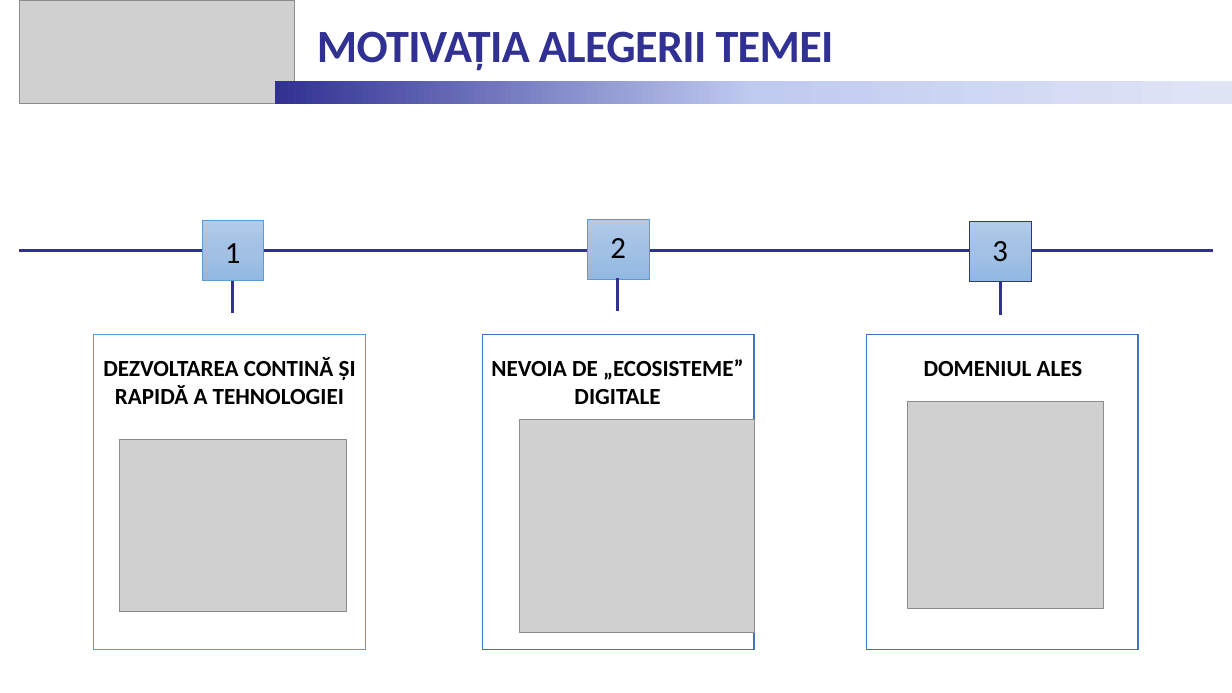
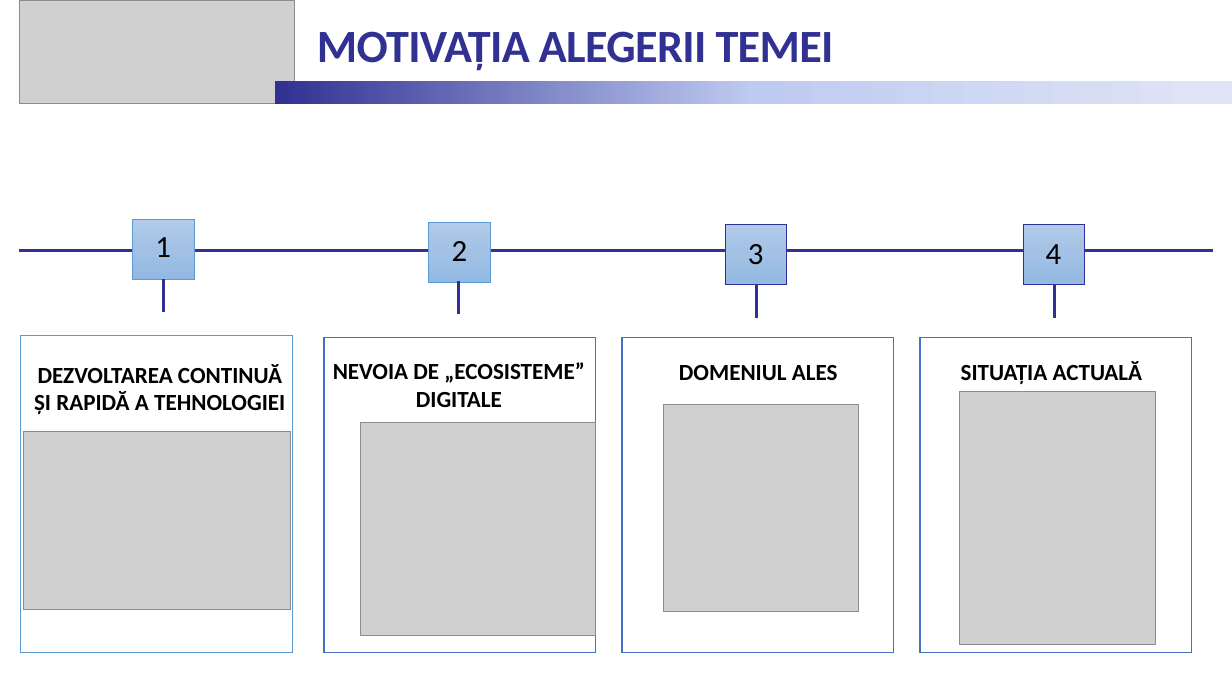
Before and after one commit to senciuckristine/DigitalKey, a slide deck: slide 2 of Documentation/Prezentare_Senciuc_Kristine.pptx. Drawn at 1232x693 pixels with LibreOffice and Linux fonts; fonts in the diff are those of the drawing; grey boxes stand for pictures. Boxes give left, top, right and bottom in pixels: in the first picture for what was removed or moved away, otherwise in the second. Text is boxed around its words. In the diff, an @@ line names an element or a change of style, - is before the commit and + after.

Commit message:
update on ppt
update on ppt

```diff
--- a/Documentation/Prezentare_Senciuc_Kristine.pptx
+++ b/Documentation/Prezentare_Senciuc_Kristine.pptx
@@ rectangle: place and size @@
-rectangle at box(202, 221, 264, 281)
+rectangle at box(133, 219, 195, 279)
@@ text "1": place and size @@
-text "1" at box(225, 243, 241, 263)
+text "1" at box(155, 237, 171, 257)
@@ 2 texts, 1 picture, 1 line, 1 rectangle: place and size @@
-2 texts, 1 picture, 1 line, 1 rectangle at box(909, 221, 1104, 609)
+2 texts, 1 picture, 1 line, 1 rectangle at box(664, 225, 859, 612)
@@ rectangle added at box(1023, 225, 1085, 285), fill gradient #B1CBE9 to #A3C1E5 to #93B9E4, outline #303192 0.5 pt @@
@@ text added at box(1046, 244, 1062, 264), 24 pt, text #000000 @@
+4
@@ line moved from (233, 281) - (233, 313) to (164, 279) - (164, 312) @@
@@ 2 texts, 1 picture, 1 rectangle, 1 line: place and size @@
-2 texts, 1 picture, 1 rectangle, 1 line at box(491, 219, 754, 632)
+2 texts, 1 picture, 1 rectangle, 1 line at box(333, 222, 595, 636)
@@ line added from (1055, 285) to (1055, 318), #303192 2.25 pt @@
@@ rectangle: place and size @@
-rectangle at box(94, 335, 366, 650)
+rectangle at box(21, 335, 293, 653)
@@ rectangle: place and size @@
-rectangle at box(482, 335, 754, 650)
+rectangle at box(324, 337, 596, 653)
@@ rectangle: place and size @@
-rectangle at box(867, 335, 1139, 650)
+rectangle at box(622, 337, 894, 653)
@@ rectangle added at box(921, 337, 1192, 653), fill #FFFFFF, outline #4472C4 1 pt @@
@@ text at box(34, 364, 285, 414): text changed @@
-DEZVOLTAREA CONTINĂ ȘI RAPIDĂ A TEHNOLOGIEI
+DEZVOLTAREA CONTINUĂ ȘI RAPIDĂ A TEHNOLOGIEI
@@ text added at box(961, 361, 1143, 384), 18 pt, text #000000, bold @@
+SITUAȚIA ACTUALĂ
@@ picture added at box(959, 391, 1155, 644) @@
@@ picture: place and size @@
-picture at box(119, 440, 347, 612)
+picture at box(23, 432, 290, 610)
```
Also in this commit, not shown: 8 other slides changed, 1 slide added, 2 slides removed.
